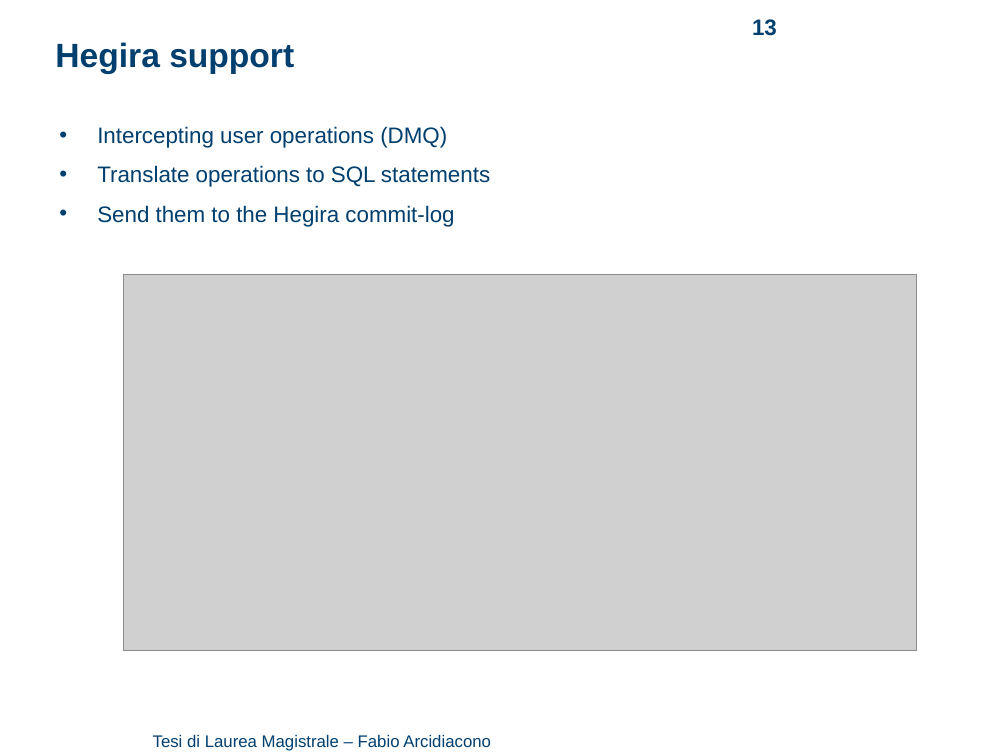
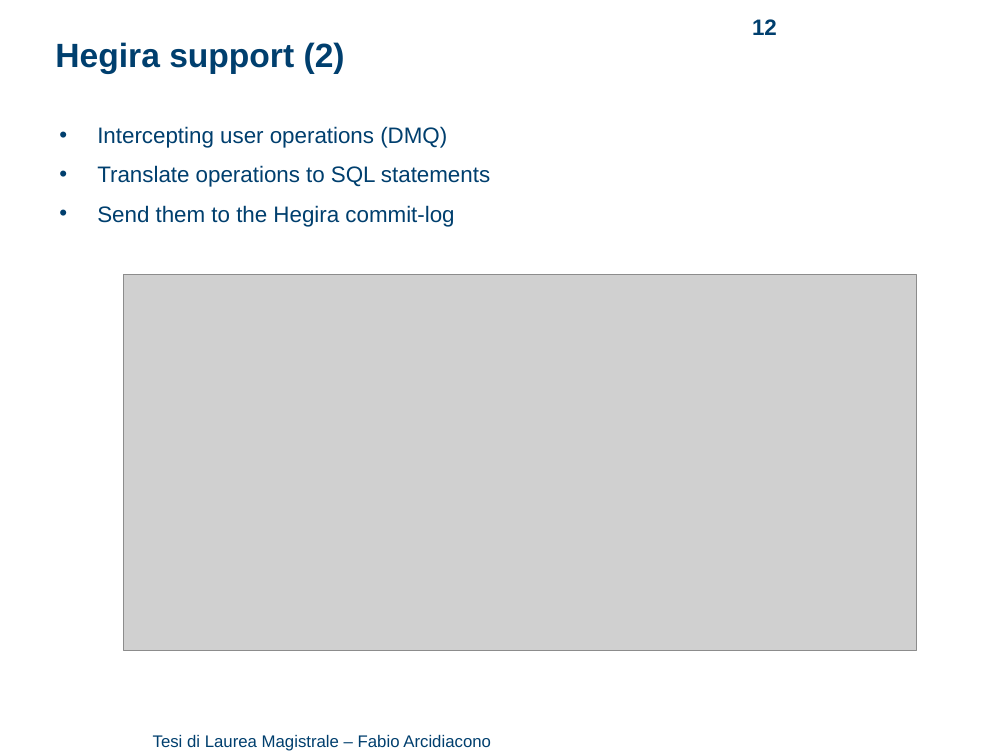
Before and after one commit to arci/thesis, a slide deck: slide 12 of presentation/ThesisPresentation.ppt (slide 13 before the commit). Drawn at 1008x756 pixels with LibreOffice and Linux fonts; fonts in the diff are those of the drawing; grey boxes stand for pictures; background and template pictures are left out. Boxes give left, top, right and bottom in pixels: in the first picture for what was removed or moved away, otherwise in the second. Text is boxed around its words. In the diff, an @@ line names an element or a change of style, - is before the commit and + after.

```diff
--- a/presentation/ThesisPresentation.ppt
+++ b/presentation/ThesisPresentation.ppt
@@ page number at box(752, 19, 777, 35): text changed @@
-13
+12
@@ text at box(55, 42, 345, 74): text changed @@
-Hegira support
+Hegira support (2)
```
Also in this commit, not shown: 2 other slides changed, 1 slide removed, 1 other file.
